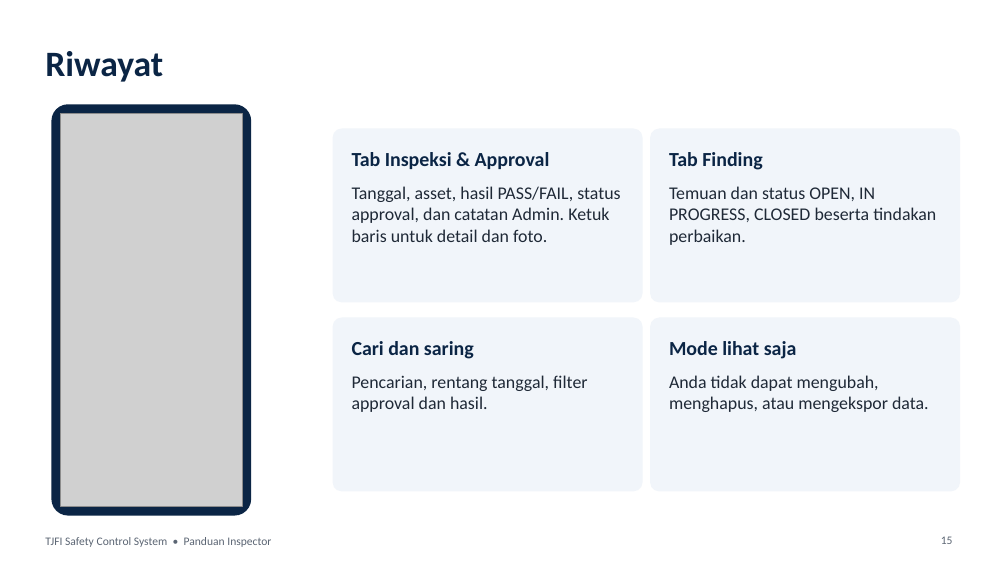
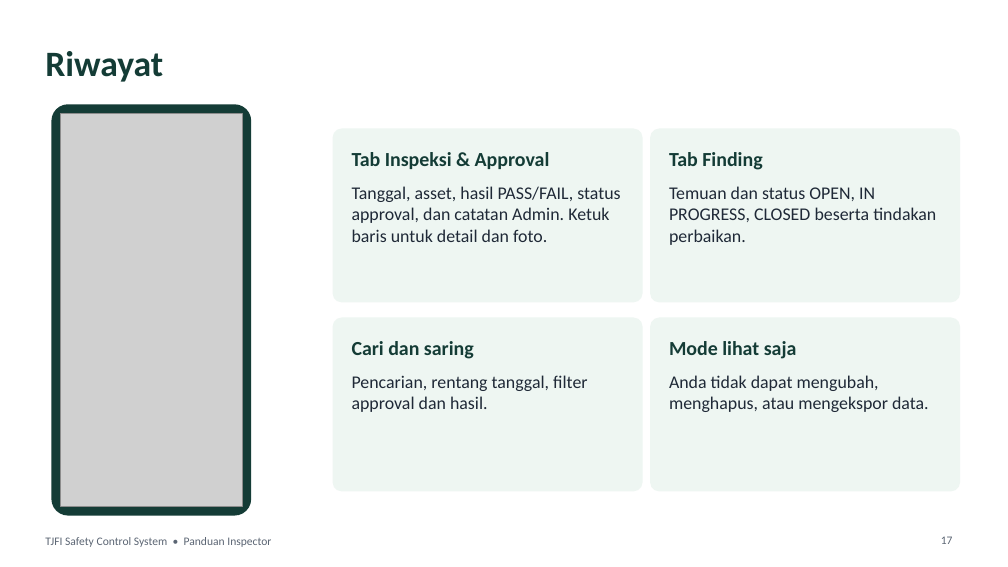
Before and after one commit to tjforge-hse/tjforge-hse.github.io, a slide deck: slide 17 of panduan-inspector.pptx (slide 15 before the commit). Drawn at 1008x567 pixels with LibreOffice and Linux fonts; fonts in the diff are those of the drawing; grey boxes stand for pictures. Boxes give left, top, right and bottom in pixels: in the first picture for what was removed or moved away, otherwise in the second. Text is boxed around its words. In the diff, an @@ line names an element or a change of style, - is before the commit and + after.

```diff
--- a/panduan-inspector.pptx
+++ b/panduan-inspector.pptx
@@ rounded rectangle at [51,104,251,516]: fill #0B2545 to #143C36 @@
@@ fill #F1F5FA to #EEF6F2 in 4 elements at [333,129,643,302], [650,129,960,302], [333,318,643,492], [650,318,960,492] @@
@@ text colour #0B2545 to #143C36 in 5 elements at [45,51,163,82], [352,152,550,169], [669,152,762,170], [352,341,474,359], [669,341,797,359] @@
@@ page number at [941,536,953,544]: text changed @@
-15
+17
```
Also in this commit, not shown: 17 other slides changed, 3 slides added, 1 other file.
